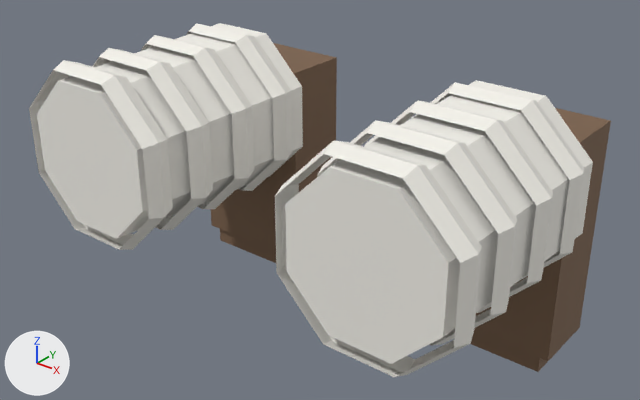
A saved change to the glTF model client/public/models/armour/boots_wrapped.glb.
One viewpoint serves both versions: a 50 mm camera at (0.747, -1.145, 0.504) aimed at (0.002, -0.214, -0.074). Lighting does not change. The marker at lower left points along +X, +Y and +Z. The picture after the commit comes second.

The first picture shows 'FootL', 'FootR', 'LowerLegL', 'LowerLegR'.
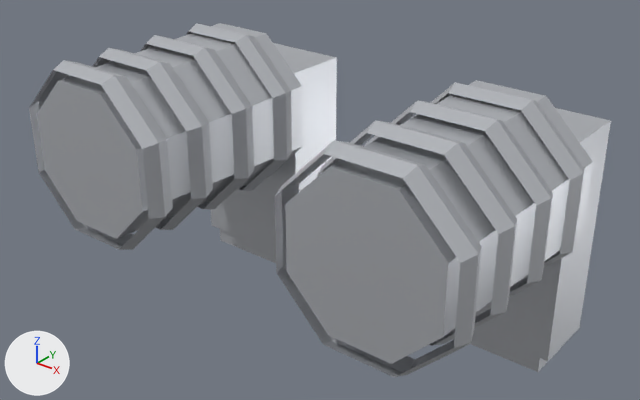
The change, as a diff of the scene's bpy script:
```diff
--- a/client/public/models/armour/boots_wrapped.glb.py
+++ b/client/public/models/armour/boots_wrapped.glb.py
@@ mat_steel @@
+mat_steel = principled_material('Steel')
+mat_steel.base_color = (0.6, 0.62, 0.66)  # light grey #cbced4
+mat_steel.metallic = 0.6
+mat_steel.roughness = 0.4
@@ me_footl_003 @@
 me_footl_003.from_pydata(...)  # 16 vertices, 24 faces; spans x 0.133..0.343, y -0.11..0.0, z -0.3..0.07
-me_footl_003.materials.append(mat_darkbrown)  # brown #7c614b
+me_footl_003.materials.append(mat_steel)  # light grey #cbced4
@@ me_footr_003 @@
 me_footr_003.from_pydata(...)  # 16 vertices, 24 faces; spans x -0.343..-0.133, y -0.11..0.0, z -0.3..0.07
-me_footr_003.materials.append(mat_darkbrown)  # brown #7c614b
+me_footr_003.materials.append(mat_steel)  # light grey #cbced4
@@ me_lowerlegl_003 @@
 me_lowerlegl_003.from_pydata(...)  # 112 vertices, 156 faces; spans x 0.108..0.376, y -0.442..-0.11, z -0.134..0.134
-me_lowerlegl_003.materials.append(mat_white)  # white #f3f1ea
+me_lowerlegl_003.materials.append(mat_steel)  # light grey #cbced4
@@ me_lowerlegr_003 @@
 me_lowerlegr_003.from_pydata(...)  # 112 vertices, 156 faces; spans x -0.376..-0.108, y -0.442..-0.11, z -0.134..0.134
-me_lowerlegr_003.materials.append(mat_white)  # white #f3f1ea
+me_lowerlegr_003.materials.append(mat_steel)  # light grey #cbced4
```

Changed parts and their boxes (x1, y1, x2, y2) in the pictures (640 x 400 px):
'LowerLegL', recoloured (white to light grey): (275, 80, 593, 377) in both
'LowerLegR', recoloured (white to light grey): (29, 23, 303, 250) in both
'FootL', recoloured (brown to light grey): (471, 108, 611, 372) in both
'FootR', recoloured (brown to light grey): (211, 43, 337, 263) in both
